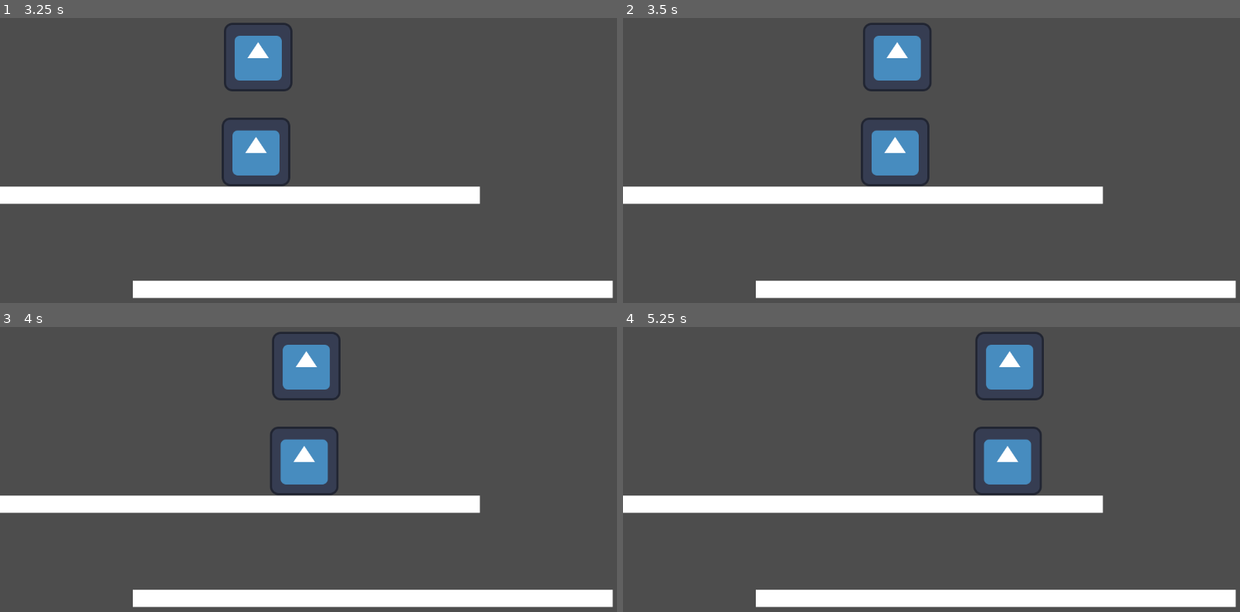
Above: before the commit, frames 1-4 (two rows, left to right).
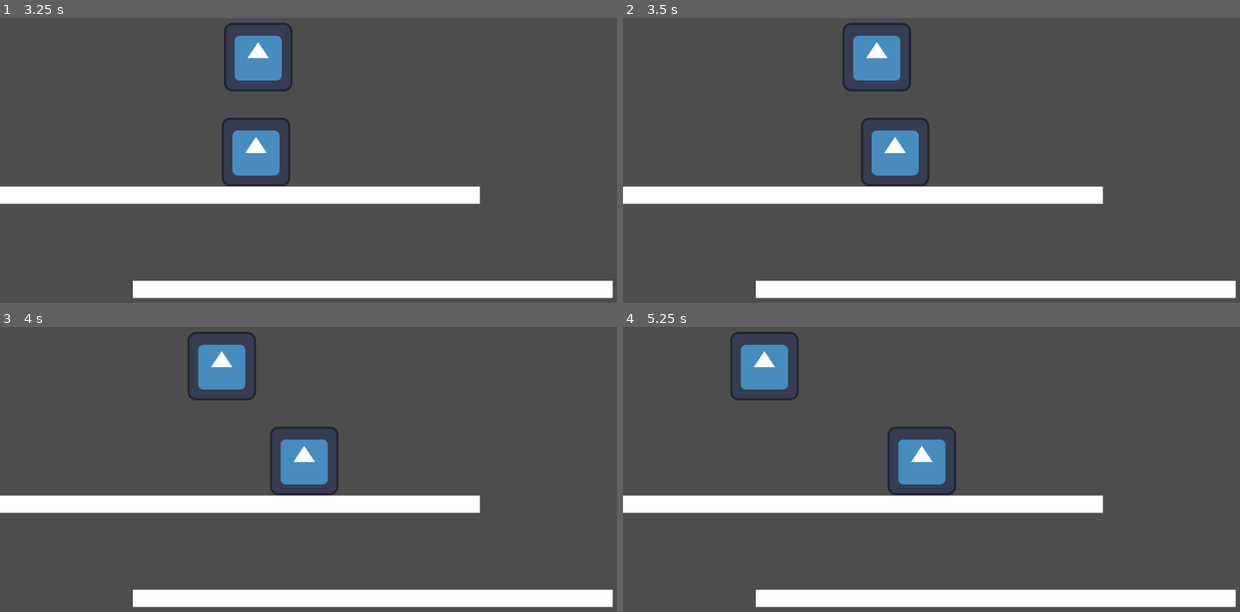
Above: after the commit, the same moments.

Repository: KrolPolski/Finnish-Game-Jam-2025
Game: Godot game, scene res://worldryan.tscn
The game is run twice, just before and just after one commit, with the same random seed, the same clock (stepped at 60 frames per second) and the same inputs. Before the commit the project has no main scene; this scene is started directly in both runs. The engine's default icon, where the game draws it, is replaced by a stand-in: a white triangle on a blue panel in a dark square.
Inputs:
- Up to frame 1 (3.25 s): no input
- Up to frame 2 (3.5 s): no input
- Up to frame 3 (4 s): no input
- Up to frame 4 (5.25 s): no input

Frame 1 is identical in both runs. In frame 2, 1.5% of the frame differs, in the area x 35-50%, y 1-26%; in frame 3, 3.1%; in frame 4, 6.2%, in the area x 17-69%, y 1-60%.

Commit message:
moving left and right mob

Diff:
--- a/mob.gd
+++ b/mob.gd
@@ -12,10 +12,10 @@
 	pass
 func _physics_process(delta: float):
 	position.x += SPEED
-	if position.x >= 950:
-		SPEED -=2
-	if position.x <= 0:
-		SPEED +=2
+	if position.x >= 550:
+		SPEED = -2
+	if position.x <= 100:
+		SPEED = +2
 	if not is_on_floor():
 		velocity += get_gravity() * delta
 	move_and_slide()
--- a/portal.gd
+++ b/portal.gd
@@ -13,7 +13,7 @@
 
 func _physics_process(delta: float):
 	position.x += SPEED
-	if position.x >= 950:
+	if position.x >= 400:
 		SPEED -=2
 	if position.x <= 0:
 		SPEED +=2
--- a/project.godot
+++ b/project.godot
@@ -11,7 +11,7 @@
 [application]
 
 config/name="The Lab Incident"
-run/main_scene="res://world.tscn"
+run/main_scene="res://scenes/level_1.tscn"
 config/features=PackedStringArray("4.3", "GL Compatibility")
 config/icon="res://icon.svg"
 
--- a/scenes/level_1.tscn
+++ b/scenes/level_1.tscn
@@ -1,9 +1,10 @@
-[gd_scene load_steps=10 format=4 uid="uid://clo6cylv8dslo"]
+[gd_scene load_steps=12 format=4 uid="uid://clo6cylv8dslo"]
 
 [ext_resource type="Texture2D" uid="uid://bewvwbn2pcikw" path="res://assets/tilesets/level1_floor.png" id="1_qvcpk"]
 [ext_resource type="Texture2D" uid="uid://x88oknbs6155" path="res://assets/tilesets/level1_sky.png" id="2_xi0ms"]
 [ext_resource type="Script" path="res://scenes/area_2d.gd" id="3_lbnyv"]
 [ext_resource type="Texture2D" uid="uid://bmf7blihblkv5" path="res://icon.svg" id="4_8bqn7"]
+[ext_resource type="Script" path="res://mob.gd" id="5_3cynp"]
 
 [sub_resource type="TileSetAtlasSource" id="TileSetAtlasSource_suouw"]
 texture = ExtResource("1_qvcpk")
@@ -24,6 +25,9 @@
 
 [sub_resource type="RectangleShape2D" id="RectangleShape2D_kr7il"]
 size = Vector2(78.5, 75)
+
+[sub_resource type="RectangleShape2D" id="RectangleShape2D_hn5fo"]
+size = Vector2(33.75, 33.5)
 
 [node name="Level 1" type="Node2D"]
 
@@ -53,3 +57,16 @@
 position = Vector2(373, 45)
 scale = Vector2(0.605469, 0.597656)
 texture = ExtResource("4_8bqn7")
+
+[node name="Mob" type="CharacterBody2D" parent="."]
+top_level = true
+script = ExtResource("5_3cynp")
+
+[node name="Sprite2D" type="Sprite2D" parent="Mob"]
+position = Vector2(246, 245.25)
+scale = Vector2(0.265625, 0.253906)
+texture = ExtResource("4_8bqn7")
+
+[node name="CollisionShape2D" type="CollisionShape2D" parent="Mob"]
+position = Vector2(247, 241)
+shape = SubResource("RectangleShape2D_hn5fo")
